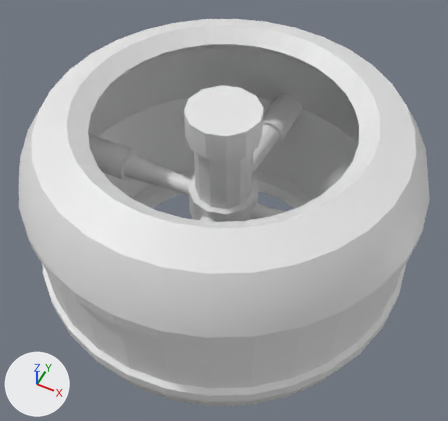
A saved change to the OBJ model models/station/station_habitat.obj.
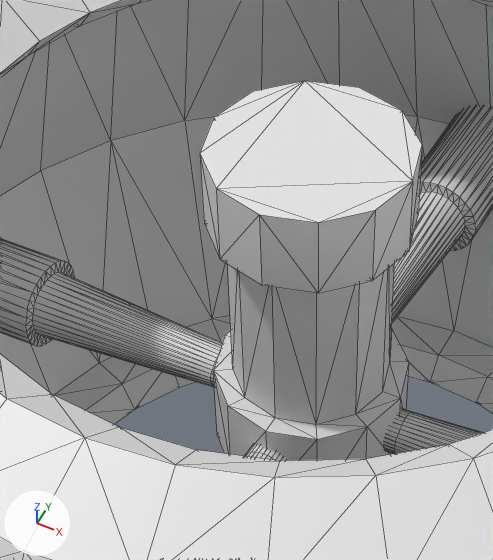
Each version is shown whole from a camera (50 mm lens) standing at (1.65, -3.31, 2.99) and looking at (0.03, -0.06, -1.06), then close up on the part from 25% to 65% of the width and 13% to 61% of the height. The lights are fixed; the arrows at lower left show +X, +Y and +Z. The close-ups show mesh edges as thin lines. Where no turn or scale is listed for an object, it has been applied to the vertices.

Script lines for the objects in view, before the commit:
```python
me_cylinder = bpy.data.meshes.new('Cylinder')
me_cylinder.from_pydata(...)  # 1240 vertices, 2348 faces; spans x -1.65..1.65, y -1.65..1.65, z -2.0..0.0
ob_cylinder = bpy.data.objects.new('Cylinder', me_cylinder)
ob_cylinder.location = (0.0, 0.0, 0.0)
```
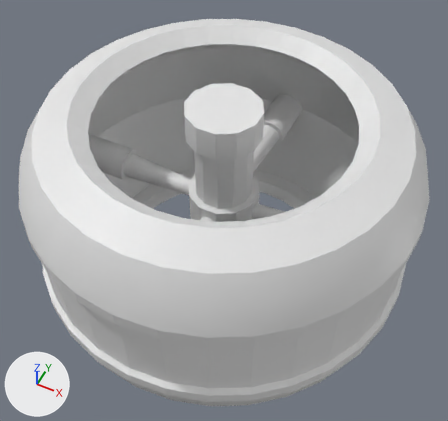
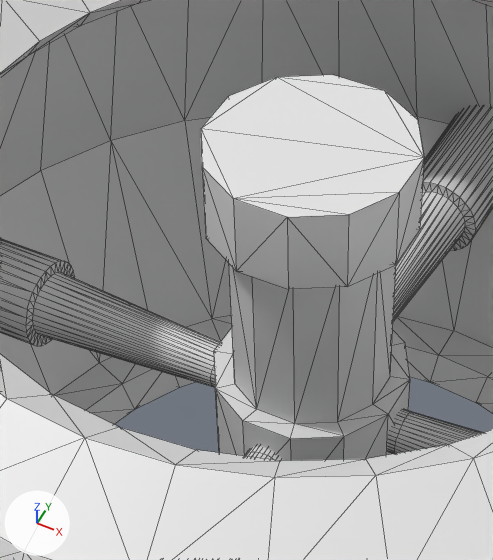
Changed parts and their boxes (x1, y1, x2, y2) in the close-ups (493 x 560 px; the box of a moved part takes in the faces that stretch with it):
part 1 of me_cylinder, moved or reshaped: before (200, 81, 422, 460); after (201, 75, 424, 461)

Diff of the bpy script that builds the scene:
```diff
--- a/models/station/station_habitat.obj.py
+++ b/models/station/station_habitat.obj.py
@@ me_cylinder @@
 me_cylinder.from_pydata(...)  # 1240 vertices, 2348 faces; spans x -1.65..1.65, y -1.65..1.65, z -2.0..0.0
 # used by ob_cylinder; location = (0.0, 0.0, 0.0)
+# me_cylinder part 1: the loose piece of 120 vertices spanning x -0.3..0.3, y -0.3..0.3, z -2.0..0.0 is turned 15 degrees about the z axis through its middle and scaled by 1.02
```
